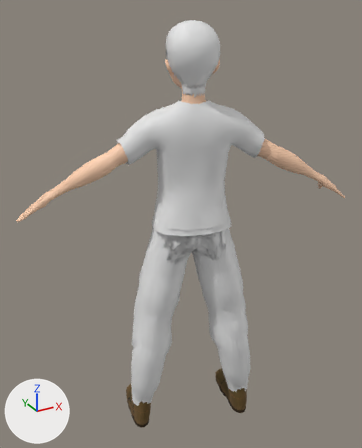
Renders of the glTF model models/gameCharacter.glb from each side of a commit.
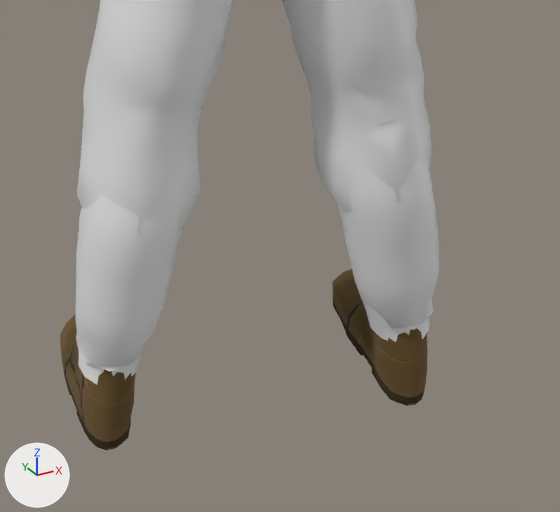
There are two pictures of each version: one whole from a camera (50 mm lens) standing at (-0.822, -1.398, 1.39) and looking at (-0.002, 0.092, 0.645), one close up on the part from 29% to 80% of the width and 63% to 100% of the height. The axes (+X, +Y, +Z) are drawn at lower left. The lights are the same throughout. Where no turn or scale is listed for an object, it has been applied to the vertices.

The first close-up shows 'boots.style1', 'pants.style1', 'pants.style2', 'pantsLONGREF2'.
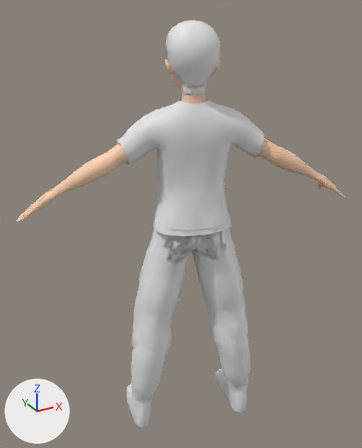
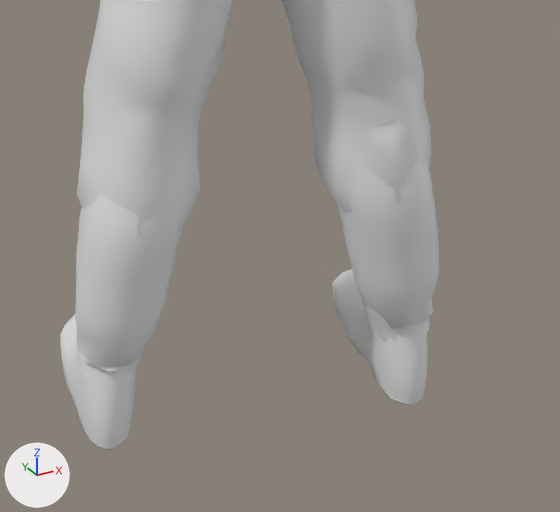
Location of each change, (x1, y1, x2, y2) in pixels of the close-ups (560 x 512 px):
'boots.style1', recoloured (brown to grey): (60, 269, 428, 450) in both

Edits to the bpy script that builds the scene:
```text
Change me_plane:
    where me_plane.from_pydata(...)  # 470 vertices, 900 faces; spans x -0.236..0.289, y -0.109..0.268, z -1.012..-0.697
    remove me_plane.materials.append(mat_material_003)  # picture img_bota_style1
```
